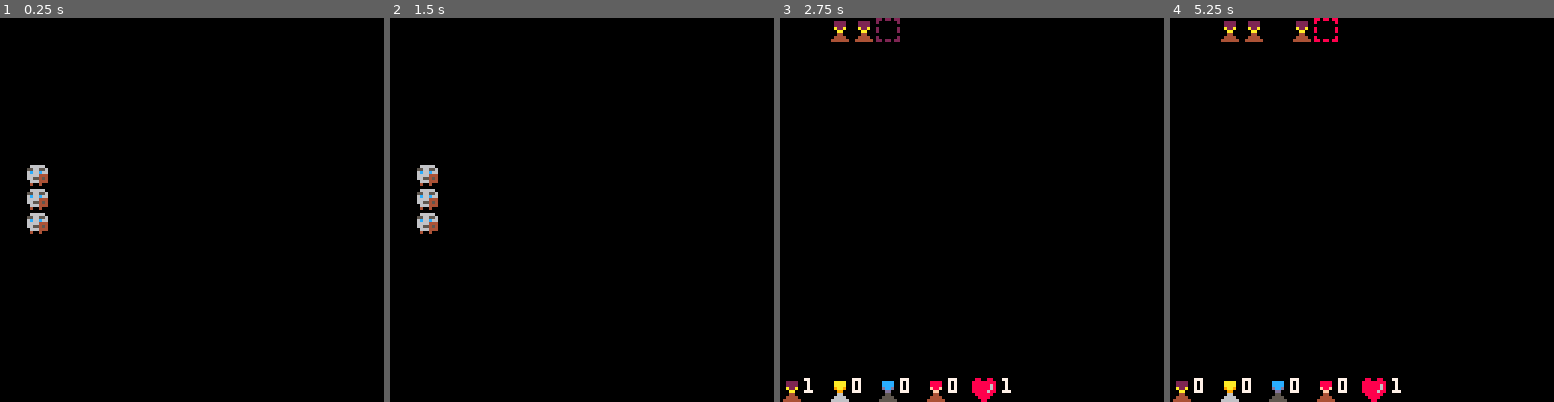
Above: before the commit, frames 1-4 (left to right).
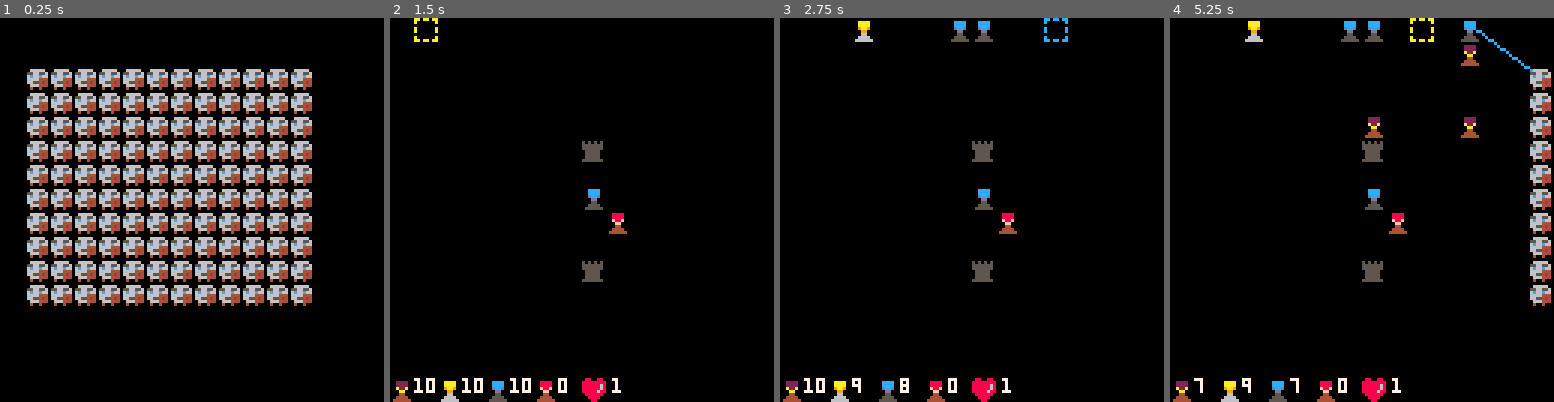
Above: after the commit, the same moments.

Repository: RobertoFreireFerrazPassos/pico8
Game: PICO-8 cartridge towerdefense.p8
Two runs of this game, one before a commit and one after it. Both use one fixed random seed, a clock stepped at 60 frames per second and the inputs below.
Inputs:
- Up to frame 1 (0.25 s): no input
- Up to frame 2 (1.5 s): tap X (X key) at 0.33, 1.07 s; tap O (Z key) at 0.7 s
- Up to frame 3 (2.75 s): hold Right 1.6-2.1 s; tap O (Z key) at 1.7, 2.1, 2.5 s; tap X (X key) at 1.85 s; hold Up 2.15-2.42 s; hold Right from 2.47 s (still down)
- Up to frame 4 (5.25 s): tap O (Z key) every 0.4 s from 2.9 to 4.9 s; tap X (X key) at 2.97, 4.08, 5.2 s; release Right at 3.03 s; hold Left 3.08-3.58 s; hold Down 3.63-3.97 s; hold Right 4.02-4.68 s; hold Up 4.73-5.03 s; hold Left from 5.08 s (still down)

The runs differ from the first frame. In frame 1, 29% of the frame differs, in the area x 7-82%, y 13-75%; in frame 2, 3.1%; in frame 3, 1.8%; in frame 4, 5.2%.

Commit message:
testing performance

Diff:
--- a/towerdefense.p8
+++ b/towerdefense.p8
@@ -16,7 +16,9 @@
 	generatelevel()
 end
 
-function _update()
+--to improve performance
+--_update instead of _update60
+function _update60()
 	if restart then
  	restartlevel()
  end
@@ -237,13 +239,13 @@
 
 		ce=enemies[1]
 	 foreach(enemies,function(e)
-	 	if distance(x,y,e.x,e.y)
+	 	if e.x<128 and distance(x,y,e.x,e.y)
 	 		<	distance(x,y,ce.x,ce.y) then
 	 		ce=e
 	 	end
 	 end)
 
-	 if ce~=nil and distance(x,y,ce.x,ce.y)<twt.r then
+	 if ce~=nil and ce.x<128 and distance(x,y,ce.x,ce.y)<twt.r then
 	 	hd=true
 	 	f=true
 			timemanager:addtimer(twt.as,function() _ENV.hd=false end,1)
@@ -519,6 +521,16 @@
 -- 0,0,1,1,1 1 topleft enemy type 1
 
 levels={
+	{
+			{10,10,10,0},
+			{
+				{1,2,12,10,1}
+			},1,
+			{
+			 {8,5,5},{8,10,5},
+			 {8,7,3},{9,8,4},
+			}
+	},
 	{
 			{3,0,0,0},
 			{
